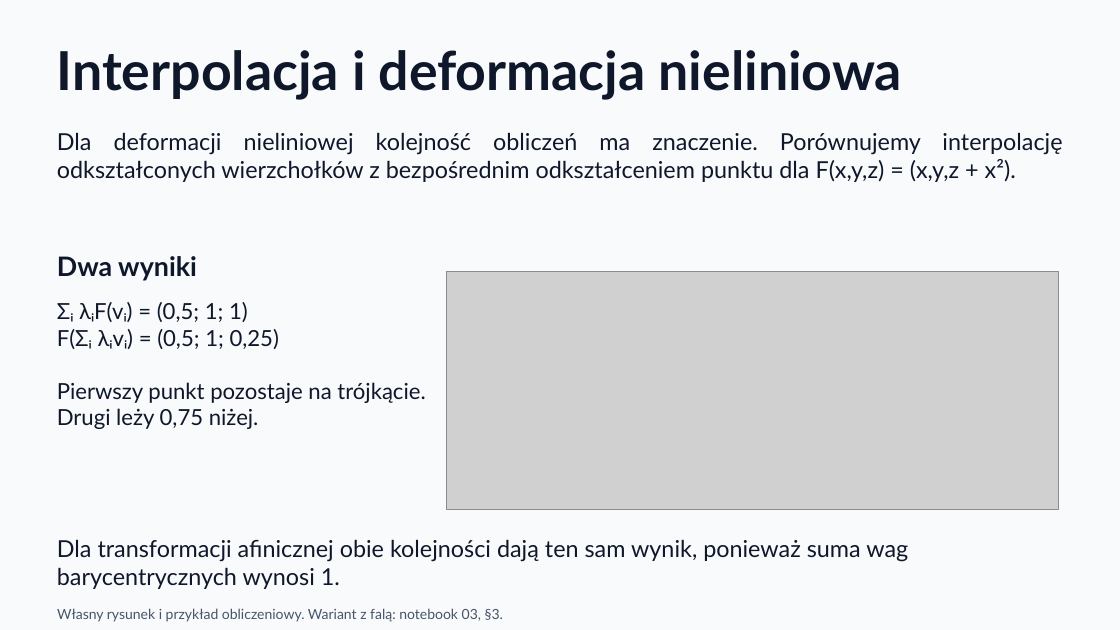
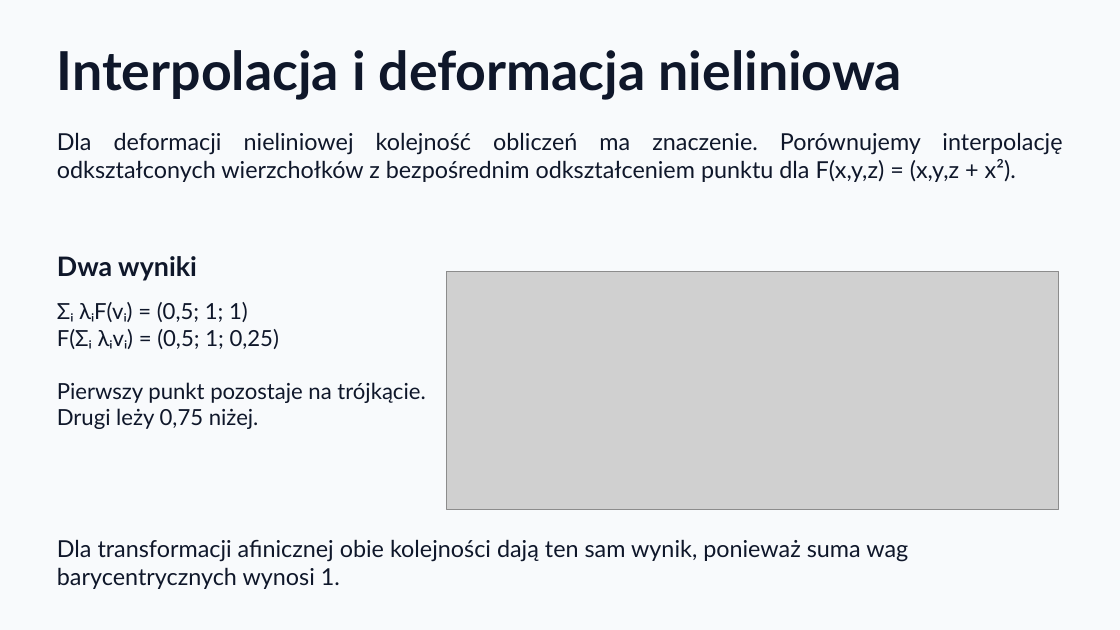
Before and after one commit to KajetanOzog/lab_6, a slide deck: slide 47 of prezentacja.pptx. Drawn at 1120x630 pixels with LibreOffice and Linux fonts; fonts in the diff are those of the drawing; grey boxes stand for pictures. Boxes give left, top, right and bottom in pixels: in the first picture for what was removed or moved away, otherwise in the second. Text is boxed around its words. In the diff, an @@ line names an element or a change of style, - is before the commit and + after.

```diff
--- a/prezentacja.pptx
+++ b/prezentacja.pptx
@@ text removed at bbox=[57, 608, 503, 622] @@
-Własny rysunek i przykład obliczeniowy. Wariant z falą: notebook 03, §3.
```
Also in this commit, not shown: 15 other slides changed, 2 other files.
